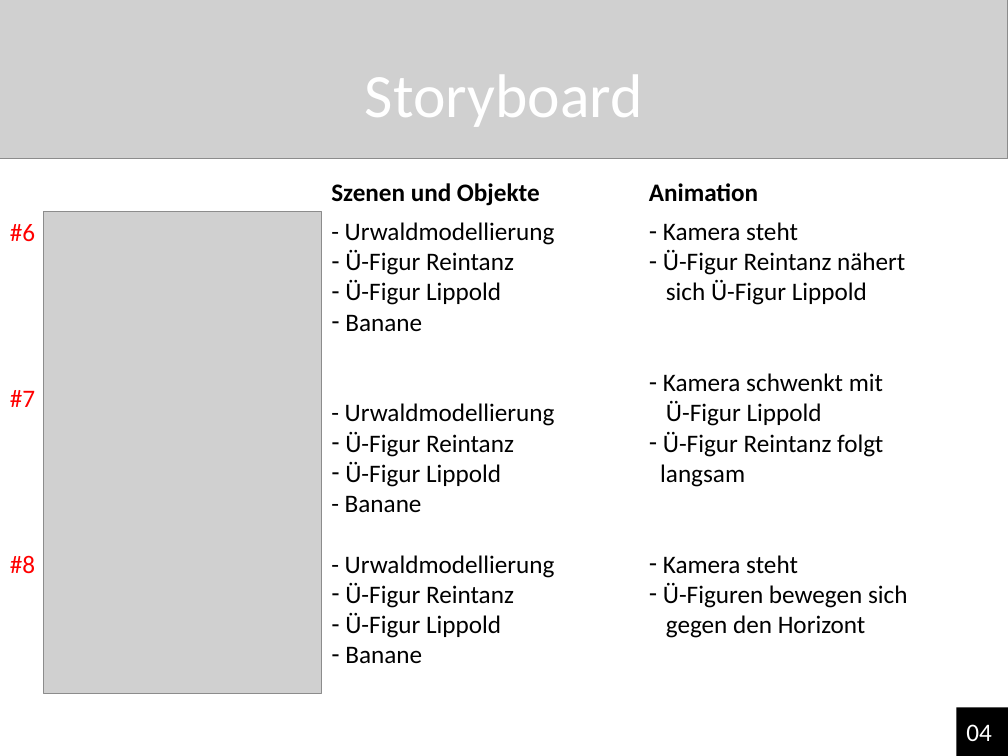
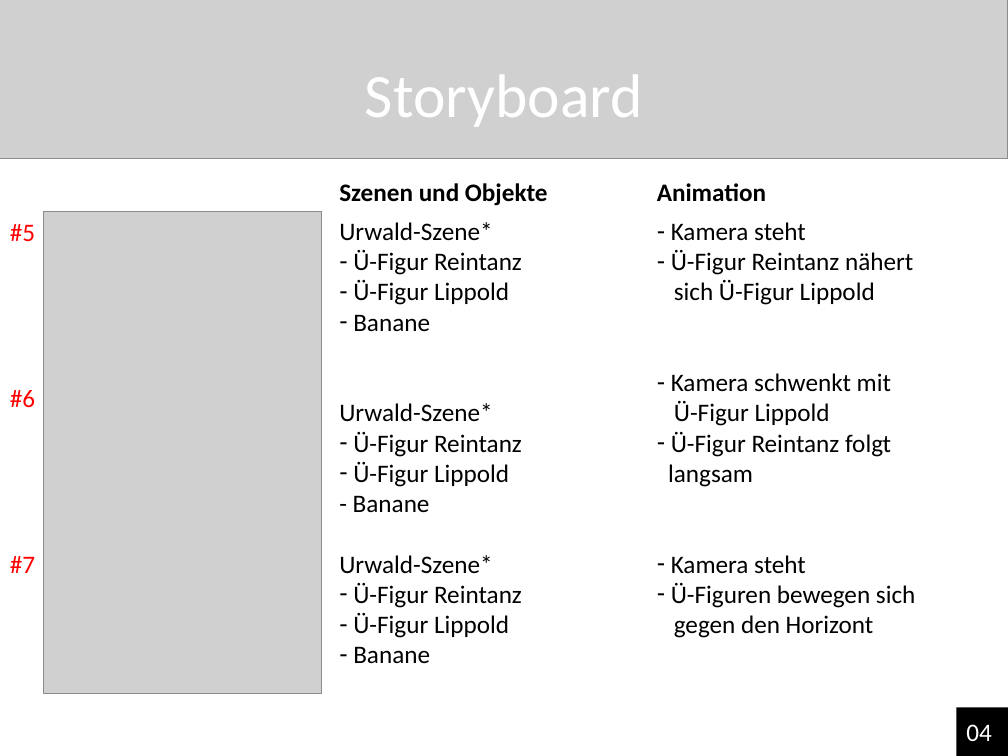
Before and after one commit to NReintanz/Pixie, a slide deck: slide 5 of 00_Organsiatorisches/Pixie‘s großes Abenteuer.pptx. Drawn at 1008x756 pixels with LibreOffice and Linux fonts; fonts in the diff are those of the drawing; grey boxes stand for pictures. Boxes give left, top, right and bottom in pixels: in the first picture for what was removed or moved away, otherwise in the second. Text is boxed around its words. In the diff, an @@ line names an element or a change of style, - is before the commit and + after.

```diff
--- a/00_Organsiatorisches/Pixie‘s großes Abenteuer.pptx
+++ b/00_Organsiatorisches/Pixie‘s großes Abenteuer.pptx
@@ text at (10,224,35,241): text changed @@
-#6
+#5
@@ text at (339,222,492,241): text changed @@
-- Urwaldmodellierung
+Urwald-Szene*
@@ 3 texts: place and size @@
-3 texts at (331,183,907,638)
+3 texts at (339,183,915,638)
@@ text at (10,390,35,408): text changed @@
-#7
+#6
@@ text at (339,403,492,422): text changed @@
-- Urwaldmodellierung
+Urwald-Szene*
@@ text at (10,556,35,573): text changed @@
-#8
+#7
@@ text at (339,555,492,574): text changed @@
-- Urwaldmodellierung
+Urwald-Szene*
```
Also in this commit, not shown: 8 other slides changed, 3 other files.
